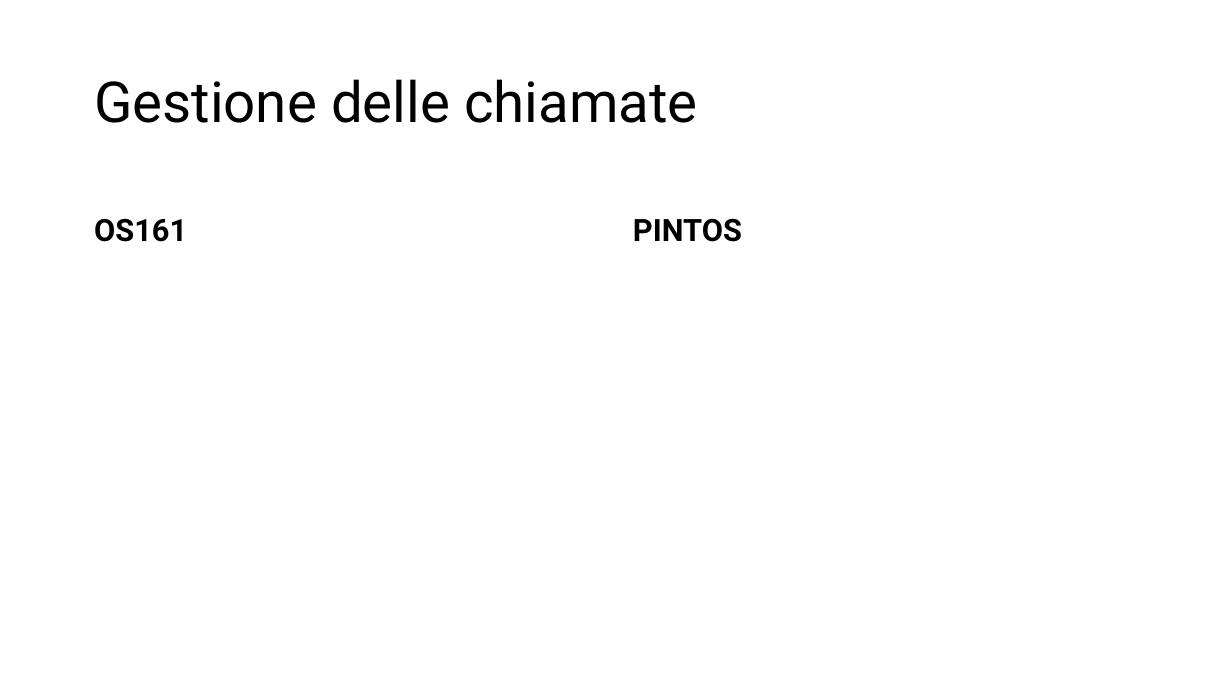
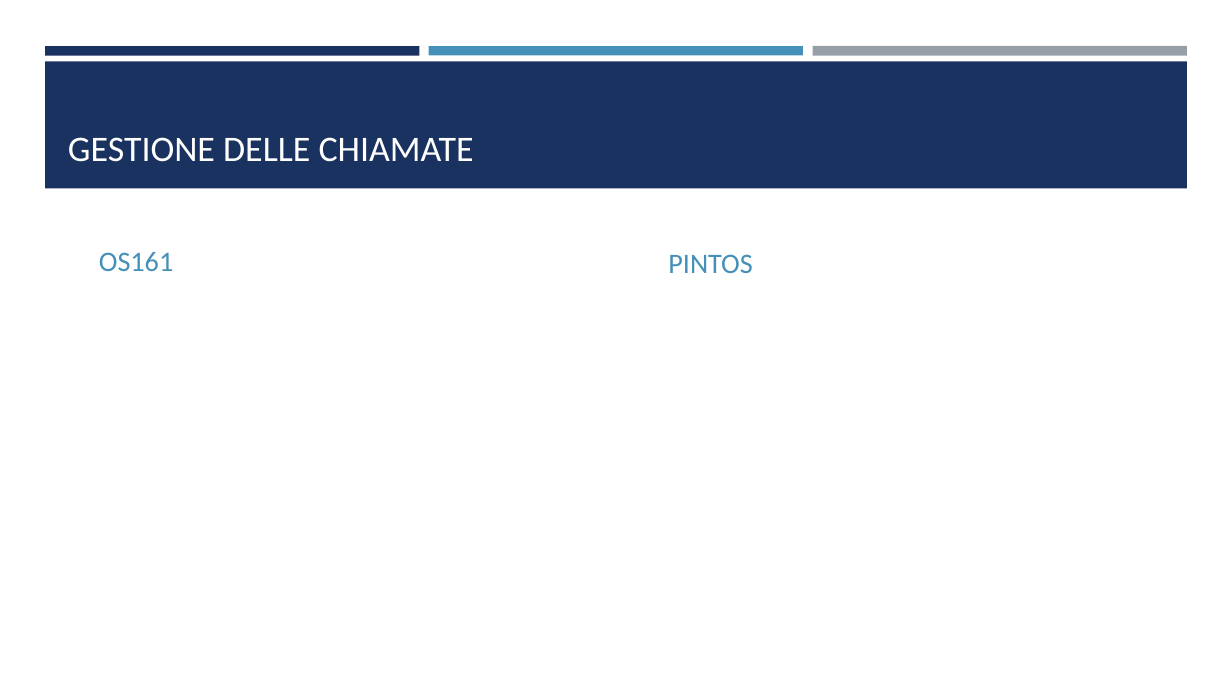
Before and after one commit to fraancyM/PintOS, a slide deck: slide 13 of Progetto_SO.pptx. Drawn at 1232x693 pixels with LibreOffice and Linux fonts; fonts in the diff are those of the drawing. Boxes give left, top, right and bottom in pixels: in the first picture for what was removed or moved away, otherwise in the second. Text is boxed around its words. In the diff, an @@ line names an element or a change of style, - is before the commit and + after.

```diff
--- a/Progetto_SO.pptx
+++ b/Progetto_SO.pptx
@@ rectangle added at box(45, 46, 420, 55), fill #1A3260 @@
@@ rectangle added at box(429, 46, 803, 55), fill #4590B8 @@
@@ rectangle added at box(812, 46, 1187, 56), fill #969FA7 @@
@@ rectangle added at box(45, 61, 1188, 189), fill #1A3260 @@
@@ title "GESTIONE DELLE CHIAMATE" at box(68, 137, 474, 162): vertical alignment middle to bottom @@
@@ title at box(68, 137, 474, 162): text changed; size 44 to 28 pt; font Roboto to Calibri; text colour #000000 to #FFFFFF @@
-Gestione delle chiamate
+GESTIONE DELLE CHIAMATE
@@ text "OS161": place and size @@
-text "OS161" at box(94, 218, 187, 242)
+text "OS161" at box(99, 252, 173, 271)
@@ text "OS161" at box(99, 252, 173, 271): size 24 to 22 pt, font Roboto to Calibri, text colour #000000 to #4590B8, bold off; line spacing 0.9 to 1 @@
@@ text "PINTOS" at box(668, 254, 752, 273): size 24 to 22 pt, font Roboto to Calibri, text colour #000000 to #4590B8, bold off; line spacing 0.9 to 1 @@
@@ text "PINTOS": place and size @@
-text "PINTOS" at box(633, 218, 742, 242)
+text "PINTOS" at box(668, 254, 752, 273)
```
Also in this commit, not shown: 12 other slides changed, 4 slides added, 4 slides removed.
